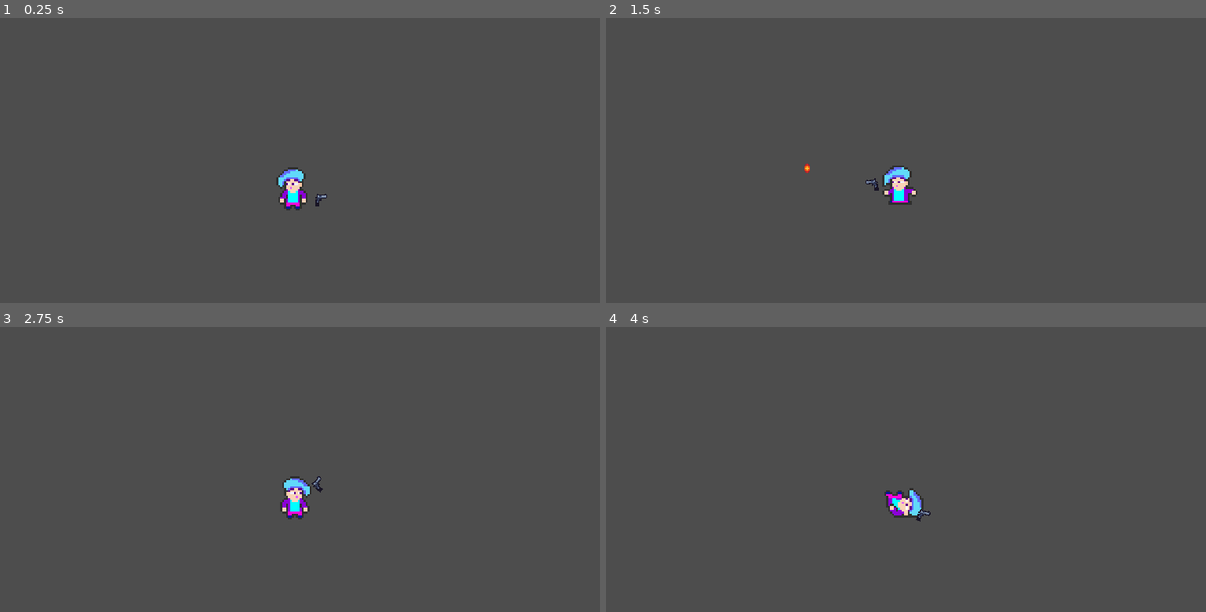
Above: before the commit, frames 1-4 (two rows, left to right).
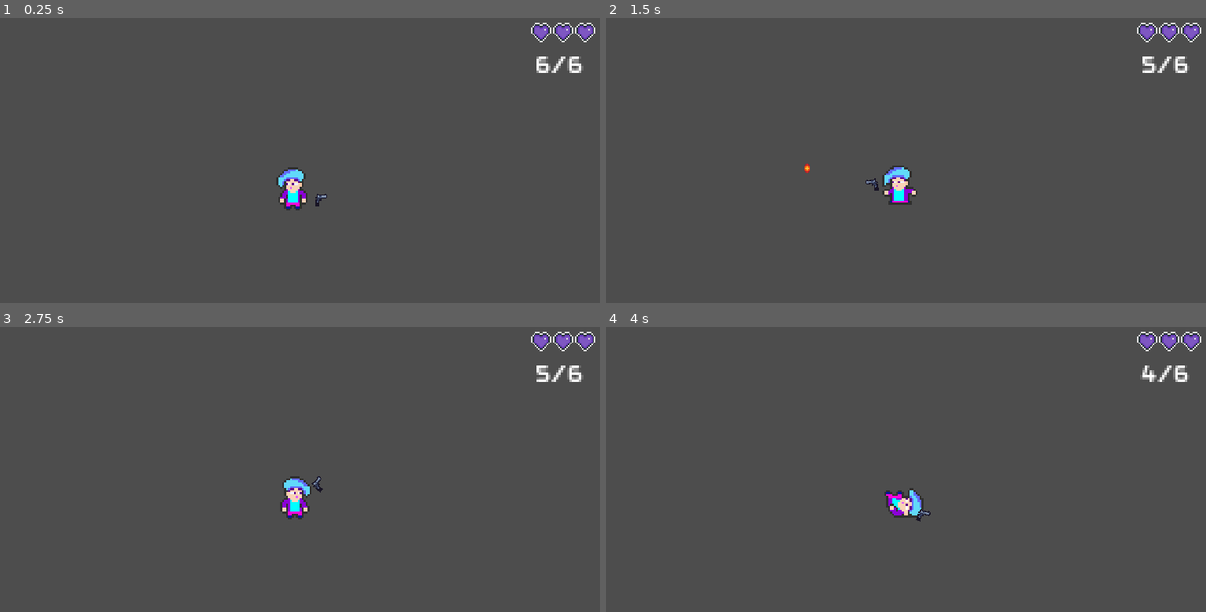
Above: after the commit, the same moments.

Repository: Pirraio/bulletwave
Game: Godot game, scene res://scenes/player_caroline.tscn
The game is run twice, just before and just after one commit, with the same random seed, the same clock (stepped at 60 frames per second) and the same inputs. This scene is started directly instead of the project's main scene. Sound files missing from this copy of the repository are replaced by a short silence.
Inputs (mouse positions are in pixels of both pictures, inside the frame that each line leads up to):
- Up to frame 1 (0.25 s): no input
- Up to frame 2 (1.5 s): tap Enter at 0.5 s; move the mouse to (1038, 171) at 0.52 s; hold D (move_right) 0.53-1.28 s; tap Space (dodge) at 0.6 s; move the mouse to (774, 206) at 1.27 s; hold S (move_down) from 1.28 s (still down); click (774, 206) at 1.35 s
- Up to frame 3 (2.75 s): move the mouse to (354, 421) at 2.02 s; release S (move_down) at 2.03 s; hold D (move_right) from 2.03 s (still down); tap Space (dodge) at 2.1 s
- Up to frame 4 (4 s): move the mouse to (870, 569) at 2.77 s; release D (move_right) at 2.78 s; hold W (move_up) 2.78-3.53 s; click (870, 569) at 2.85 s; tap Space (dodge) at 3.5, 3.6 s; move the mouse to (1086, 552) at 3.52 s; hold A (move_left) from 3.53 s (still down)

The runs differ from the first frame. In frame 1, 0.8% of the frame differs, in the area x 88-100%, y 1-20%; in frame 2, 0.8%; in frame 3, 0.8%; in frame 4, 0.7%.
Error before the commit: Invalid assignment of property or key 'text' with value of type 'String' on a base object of type 'null instance'. (res://scripts/player.gd:135)

Commit message:
correção de bugs

Diff:
--- a/scenes/player_caroline.tscn
+++ b/scenes/player_caroline.tscn
@@ -6,7 +6,11 @@
 [ext_resource type="Texture2D" uid="uid://cadb2tjhvfykd" path="res://assets/sprites/players/caroline_dodge.png" id="4_65mkt"]
 [ext_resource type="Texture2D" uid="uid://dk0qtxex4ow48" path="res://assets/sprites/weapons/weapons_sprites.png" id="5_yj7sf"]
 [ext_resource type="AudioStream" uid="uid://b88h33u5bgs6e" path="res://assets/audio/weapons/pistols/pistol_shot.wav" id="6_o36jo"]
+[ext_resource type="AudioStream" uid="uid://di5p3gamox4oi" path="res://assets/audio/weapons/pistols/reload.wav" id="7_rk52n"]
 [ext_resource type="AudioStream" uid="uid://bowiaq3fuww7y" path="res://assets/audio/player/dodge.wav" id="7_vhilt"]
+[ext_resource type="FontFile" uid="uid://cwdj5f20i7q4b" path="res://assets/fonts/DAGGERSQUARE.otf" id="8_t5ygq"]
+[ext_resource type="Texture2D" uid="uid://drqrtnf40jb40" path="res://assets/sprites/heart_empty.png" id="9_40qr1"]
+[ext_resource type="Texture2D" uid="uid://dy2eugdinewa8" path="res://assets/sprites/heart_full.png" id="10_jjbhy"]
 
 [sub_resource type="Animation" id="Animation_swnib"]
 length = 0.001
@@ -283,7 +287,26 @@
 "red_lightsaber": SubResource("Animation_3mdk6")
 }
 
-[node name="PlayerCaroline" type="CharacterBody2D"]
+[sub_resource type="SpriteFrames" id="SpriteFrames_mtjoi"]
+animations = [{
+"frames": [{
+"duration": 1.0,
+"texture": ExtResource("9_40qr1")
+}],
+"loop": true,
+"name": &"empty",
+"speed": 5.0
+}, {
+"frames": [{
+"duration": 1.0,
+"texture": ExtResource("10_jjbhy")
+}],
+"loop": true,
+"name": &"full",
+"speed": 5.0
+}]
+
+[node name="PlayerCaroline" type="CharacterBody2D" groups=["player"]]
 position = Vector2(522, 345)
 script = ExtResource("1_t8pb2")
 
@@ -325,6 +348,9 @@
 [node name="ShotSound" type="AudioStreamPlayer2D" parent="Weapon"]
 stream = ExtResource("6_o36jo")
 
+[node name="ReloadSound" type="AudioStreamPlayer2D" parent="Weapon"]
+stream = ExtResource("7_rk52n")
+
 [node name="DodgeSound" type="AudioStreamPlayer2D" parent="."]
 stream = ExtResource("7_vhilt")
 volume_db = -5.0
@@ -332,4 +358,43 @@
 [node name="Camera2D" type="Camera2D" parent="."]
 zoom = Vector2(4, 4)
 
+[node name="HUD" type="CanvasLayer" parent="."]
+scale = Vector2(3, 3)
+transform = Transform2D(3, 0, 0, 3, 0, 0)
+
+[node name="AmmoCount" type="Label" parent="HUD"]
+offset_left = 378.333
+offset_top = 24.6667
+offset_right = 418.333
+offset_bottom = 47.6667
+theme_override_fonts/font = ExtResource("8_t5ygq")
+theme_override_font_sizes/font_size = 16
+text = "6/12"
+metadata/_edit_group_ = true
+
+[node name="Health" type="AnimatedSprite2D" parent="HUD"]
+position = Vector2(411.333, 13.6667)
+scale = Vector2(0.5, 0.5)
+sprite_frames = SubResource("SpriteFrames_mtjoi")
+animation = &"full"
+autoplay = "full"
+metadata/_edit_group_ = true
+
+[node name="Health2" type="AnimatedSprite2D" parent="HUD"]
+position = Vector2(381.333, 13.6667)
+scale = Vector2(0.5, 0.5)
+sprite_frames = SubResource("SpriteFrames_mtjoi")
+animation = &"empty"
+autoplay = "full"
+metadata/_edit_group_ = true
+
+[node name="Health3" type="AnimatedSprite2D" parent="HUD"]
+position = Vector2(396.333, 13.6667)
+scale = Vector2(0.5, 0.5)
+sprite_frames = SubResource("SpriteFrames_mtjoi")
+animation = &"empty"
+autoplay = "full"
+metadata/_edit_group_ = true
+
 [connection signal="animation_finished" from="AnimationPlayer" to="." method="_on_animation_player_animation_finished"]
+[connection signal="finished" from="Weapon/ReloadSound" to="." method="_on_reload_sound_finished"]
--- a/scripts/enemy.gd
+++ b/scripts/enemy.gd
@@ -73,6 +73,7 @@
 	health -= damage
 	flash_white_and_shake()
 	if health <= 0:
+		Global.enemyCount += 1
 		queue_free()
 
 func flash_white_and_shake() -> void:
--- a/scripts/global.gd
+++ b/scripts/global.gd
@@ -6,6 +6,7 @@
 var total_ammo = 12
 var magazine = 6
 var player = null
+var enemyCount = 0
 
 func start_game():
 	health = 3
--- a/scripts/player.gd
+++ b/scripts/player.gd
@@ -141,7 +141,10 @@
 	Global.health -= damage
 	flash_white_and_shake()
 	if Global.health <= 0:
-		get_tree().change_scene_to_packed(game_over_screen)
+		call_deferred("game_over")
+
+func game_over():
+	get_tree().change_scene_to_packed(game_over_screen)
 
 func flash_white_and_shake() -> void:
 	sprite.modulate = Color(100, 1, 1)
--- a/scripts/world.gd
+++ b/scripts/world.gd
@@ -3,15 +3,23 @@
 
 @export var tile_map:TileMapLayer
 @onready var player_spawn_point = $PlayerSpawnPoint
+
+var menu = preload("res://scenes/menu.tscn")
 func _ready():
 	var player_character = load("res://scenes/player_" + Global.character + ".tscn").instantiate()
 	player_character.position = player_spawn_point.position
 	add_child(player_character)
+	Global.total_ammo = 12
+	Global.magazine = 6
+	Global.health = 3
+	Global.enemyCount = 0
+
 
 
 
 func _process(delta):
-	pass
+	if Global.enemyCount >= 15:
+		get_tree().change_scene_to_packed(menu)
 
 
 func _on_lightsaber_body_entered(body):
Not shown: 1 places in scenes/player_caroline.tscn that only renumber resources
